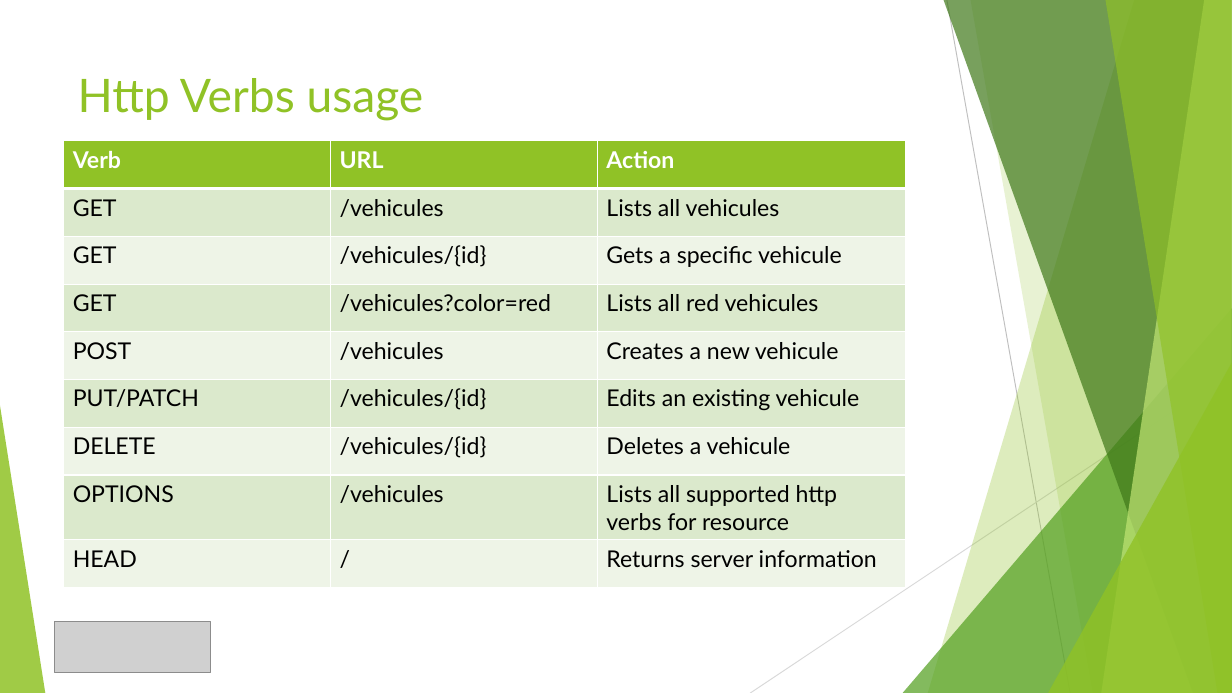
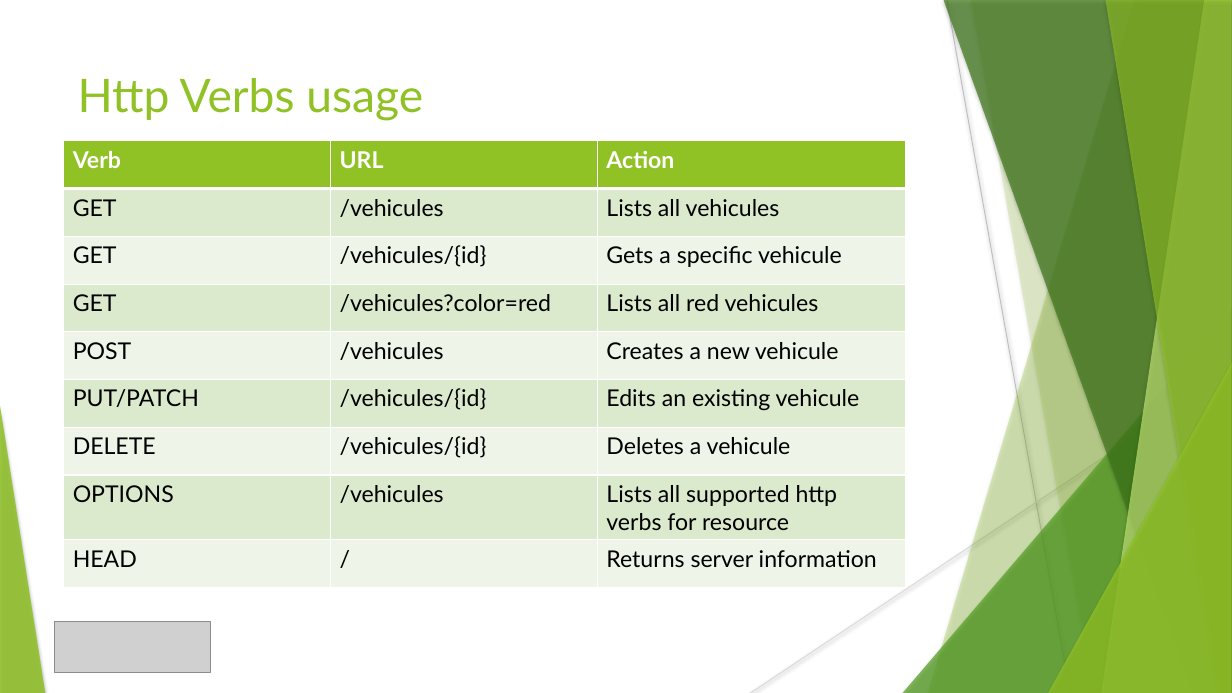
Before and after one commit to crojasaragonez/presentations, a slide deck: slide 9 of web_api_design/web_api_design.pptx. Drawn at 1232x693 pixels with LibreOffice and Linux fonts; fonts in the diff are those of the drawing; grey boxes stand for pictures. Boxes give left, top, right and bottom in pixels: in the first picture for what was removed or moved away, otherwise in the second. Text is boxed around its words. In the diff, an @@ line names an element or a change of style, - is before the commit and + after.

```diff
--- a/web_api_design/web_api_design.pptx
+++ b/web_api_design/web_api_design.pptx
@@ freeform shape at <box>970,0,1232,693</box>: shadow on; outline redrawn @@
@@ table at <box>64,141,907,571</box> @@
@@ fill #DBE9CD to #DBE9CC in 12 cells @@
@@ fill #EEF4E8 to #EEF4E7 in 12 cells @@
@@ borders changed @@
@@ shadow on in 7 elements at <box>928,0,1232,693</box>, <box>903,308,1232,693</box>, <box>944,0,1232,693</box>, <box>1102,0,1232,693</box>, <box>1105,0,1232,693</box>, <box>1048,363,1232,693</box>, <box>0,406,45,693</box> @@
```
Also in this commit, not shown: 21 other slides changed.
